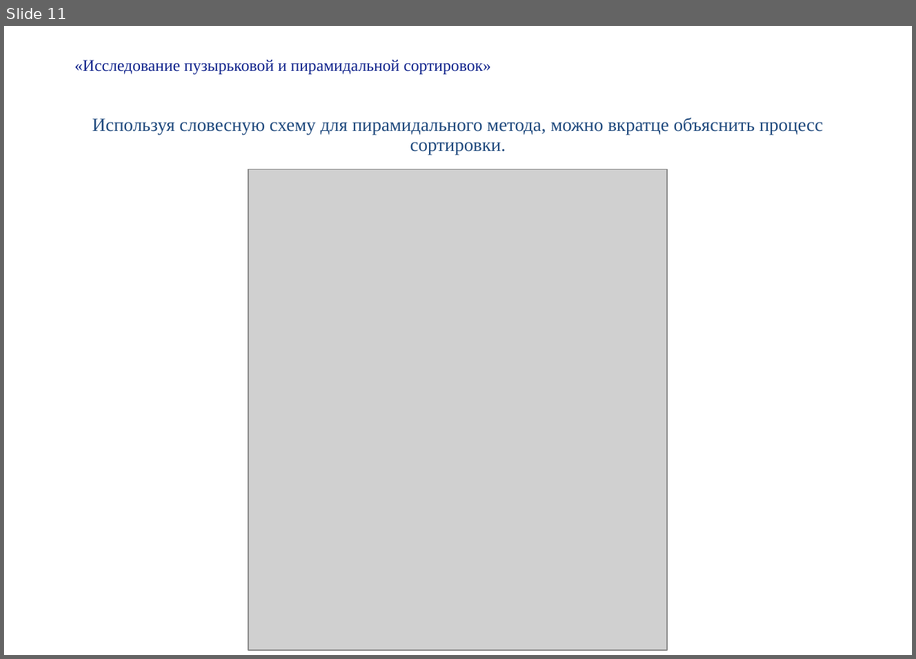
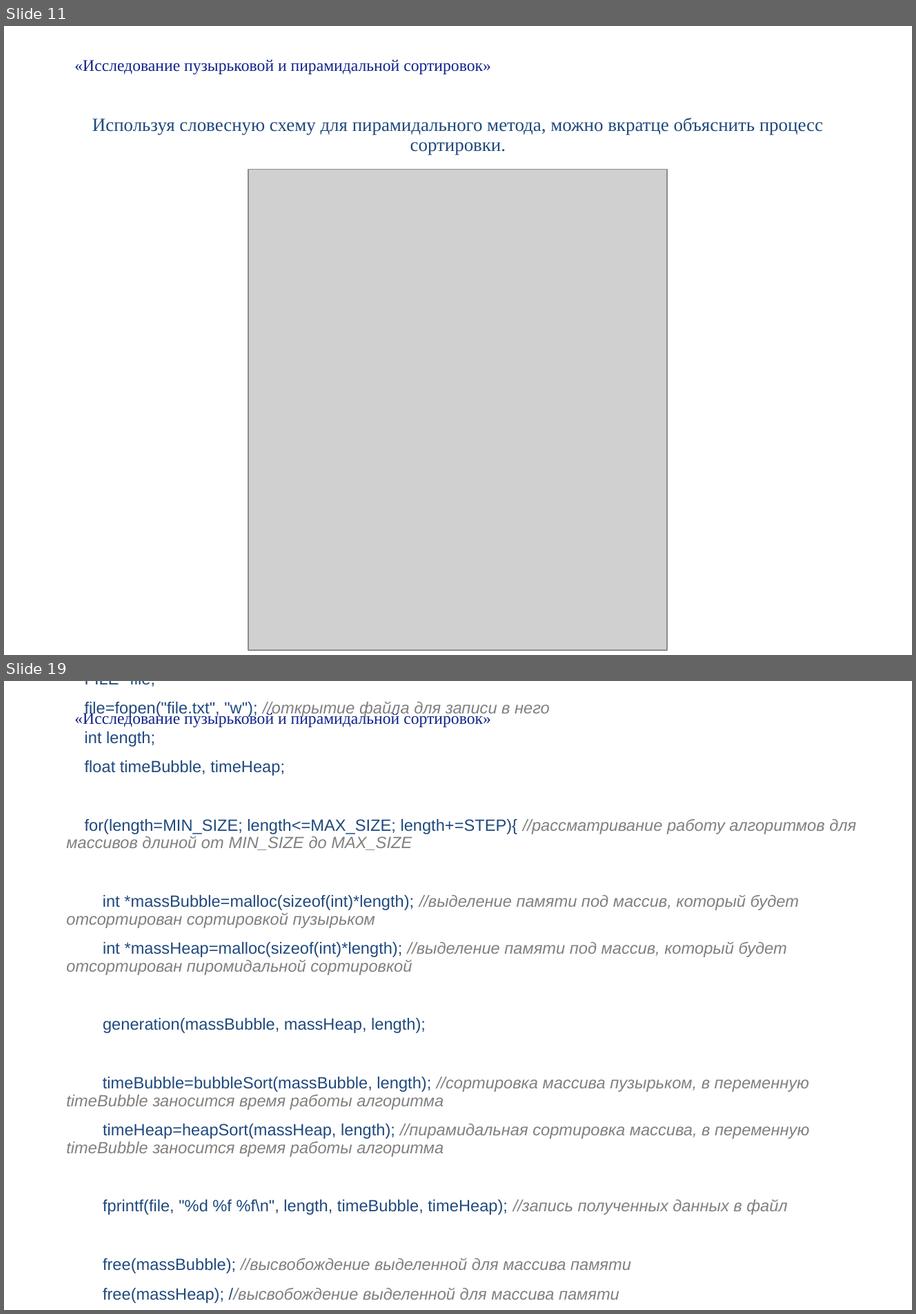
Before and after one commit to glukhovsa/TeamDz, a slide deck: Презентация.pptx. Shown one above the other, each under a label of ours: slide 11 before the commit, slides 11 and 19 after it; the slides between them are not shown. The pictures are 916x659 and 916x1314 pixels, drawn with LibreOffice and Linux fonts; fonts in the diff are those of the drawing; grey boxes stand for pictures. Boxes give left, top, right and bottom in pixels: in the first picture for what was removed or moved away, otherwise in the second. Text is boxed around its words. In the diff, an @@ line names an element or a change of style, - is before the commit and + after.

```diff
--- a/Презентация.pptx
+++ b/Презентация.pptx
@@ slide 19 added at <box>4,681,912,1310</box>, background #FFFFFF @@
@@ subtitle added at <box>66,681,856,1303</box>, 14 pt, text #808080, italic @@
+int main(){
+FILE *file;
+file=fopen("file.txt", "w"); //открытие файла для записи в него
+int length;
+float timeBubble, timeHeap;
+for(length=MIN_SIZE; length<=MAX_SIZE; length+=STEP){ //рассматривание работу алгоритмов для массивов длиной от MIN_SIZE до MAX_SIZE
+int *massBubble=malloc(sizeof(int)*length); //выделение памяти под массив, который будет отсортирован сортировкой пузырьком
+int *massHeap=malloc(sizeof(int)*length); //выделение памяти под массив, который будет отсортирован пиромидальной сортировкой
+generation(massBubble, massHeap, length);
+timeBubble=bubbleSort(massBubble, length); //сортировка массива пузырьком, в переменную timeBubble заносится время работы алгоритма
+timeHeap=heapSort(massHeap, length); //пирамидальная сортировка массива, в переменную timeBubble заносится время работы алгоритма
+fprintf(file, "%d %f %f\n", length, timeBubble, timeHeap); //запись полученных данных в файл
+free(massBubble); //высвобождение выделенной для массива памяти
+free(massHeap); //высвобождение выделенной для массива памяти
+}
+fclose(file); //закрытие файла
+}
@@ title added at <box>74,711,491,727</box>, 14 pt, text #0F228B @@
+«Исследование пузырьковой и пирамидальной сортировок»
```
Also in this commit, not shown: 6 slides changed, 4 other slides added, 3 other files.
